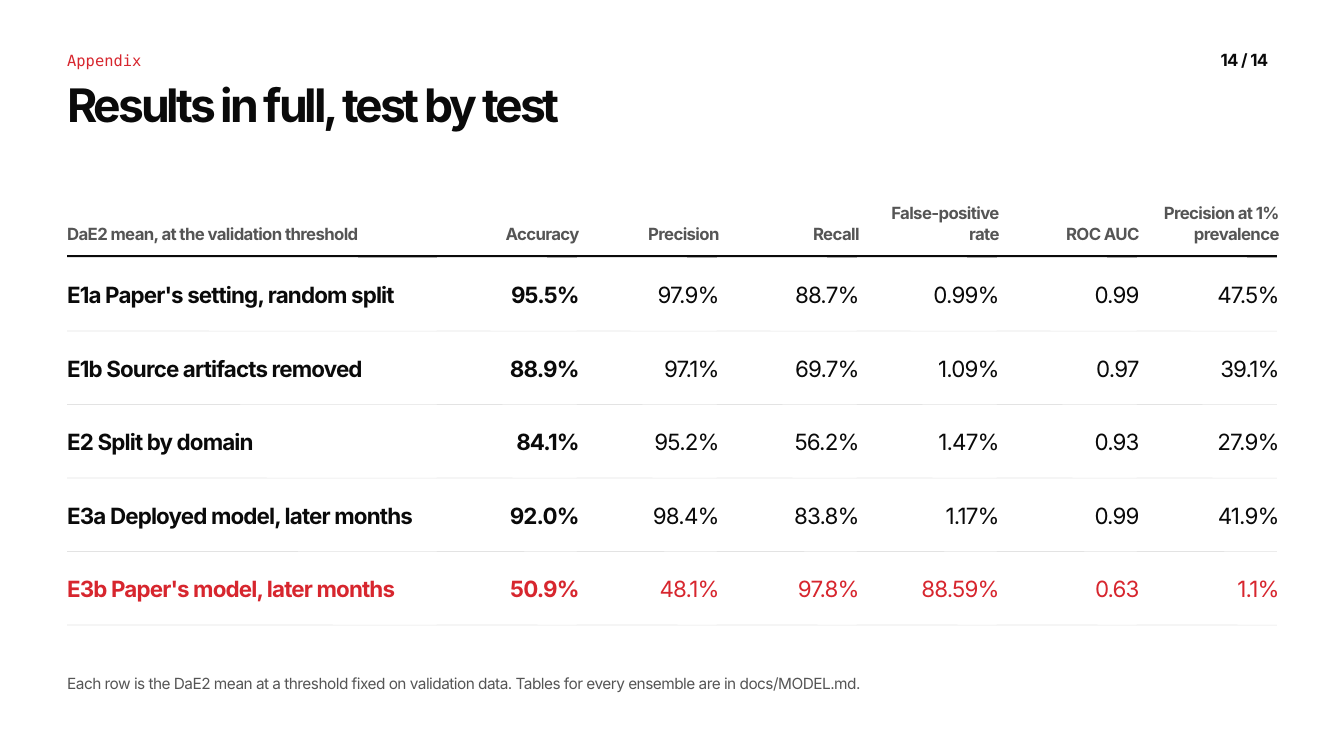
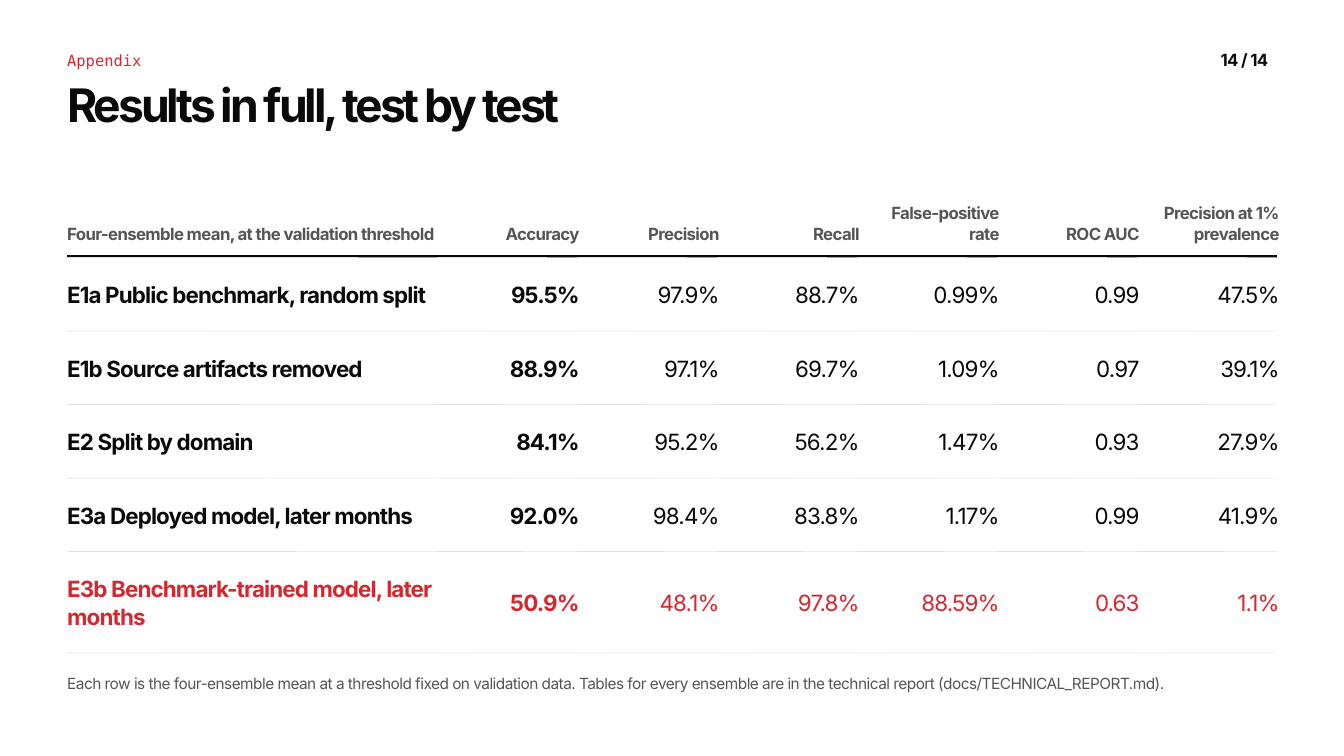
Before and after one commit to muhammet-tm/mirsad, a slide deck: slide 14 of deck/Mirsad_Deck.pptx. Drawn at 1344x756 pixels with LibreOffice and Linux fonts; fonts in the diff are those of the drawing. Boxes give left, top, right and bottom in pixels: in the first picture for what was removed or moved away, otherwise in the second. Text is boxed around its words. In the diff, an @@ line names an element or a change of style, - is before the commit and + after.

```diff
--- a/deck/Mirsad_Deck.pptx
+++ b/deck/Mirsad_Deck.pptx
@@ text at (67, 227, 434, 243): text changed @@
-DaE2 mean, at the validation threshold
+Four-ensemble mean, at the validation threshold
@@ text at (67, 286, 426, 308): text changed @@
-E1a Paper's setting, random split
+E1a Public benchmark, random split
@@ text at (67, 580, 432, 626): text changed @@
-E3b Paper's model, later months
+E3b Benchmark-trained model, later
+months
@@ text "50.9%": place and size @@
-text "50.9%" at (510, 580, 579, 598)
+text "50.9%" at (510, 594, 579, 612)
@@ text "48.1%": place and size @@
-text "48.1%" at (660, 580, 720, 598)
+text "48.1%" at (660, 594, 720, 612)
@@ text "97.8%": place and size @@
-text "97.8%" at (798, 580, 860, 598)
+text "97.8%" at (798, 594, 860, 612)
@@ text "88.59%": place and size @@
-text "88.59%" at (921, 580, 999, 598)
+text "88.59%" at (921, 594, 999, 612)
@@ text "0.63": place and size @@
-text "0.63" at (1095, 580, 1139, 597)
+text "0.63" at (1095, 594, 1139, 611)
@@ text "1.1%": place and size @@
-text "1.1%" at (1237, 580, 1279, 598)
+text "1.1%" at (1237, 594, 1279, 612)
@@ line moved from (68, 625) - (437, 625) to (68, 653) - (437, 653) @@
@@ text at (67, 677, 1164, 692): text changed @@
-Each row is the DaE2 mean at a threshold fixed on validation data. Tables for every ensemble are in docs/MODEL.md.
+Each row is the four-ensemble mean at a threshold fixed on validation data. Tables for every ensemble are in the technical report (docs/TECHNICAL_REPORT.md).
```
Also in this commit, not shown: 3 other slides changed, 27 other files.
